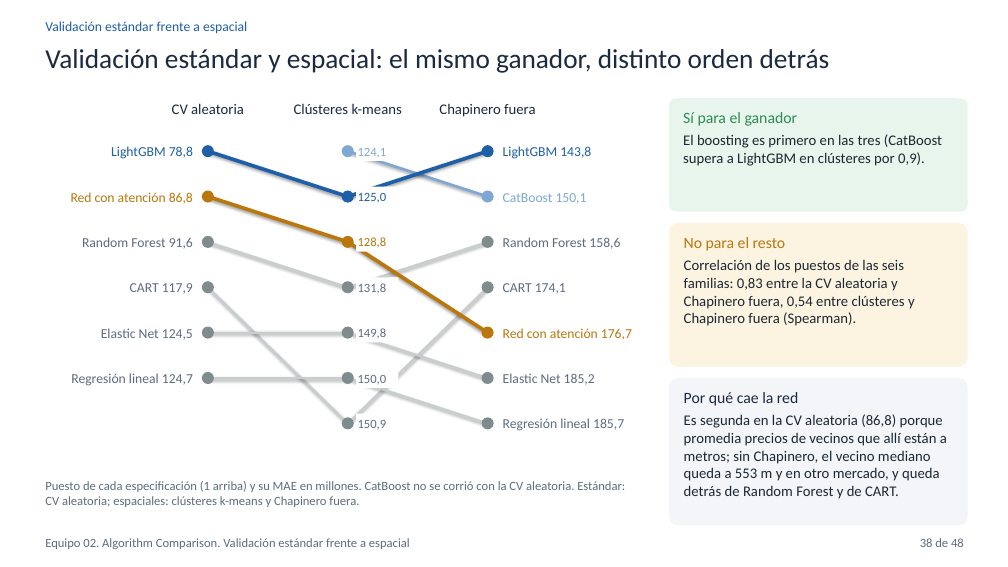
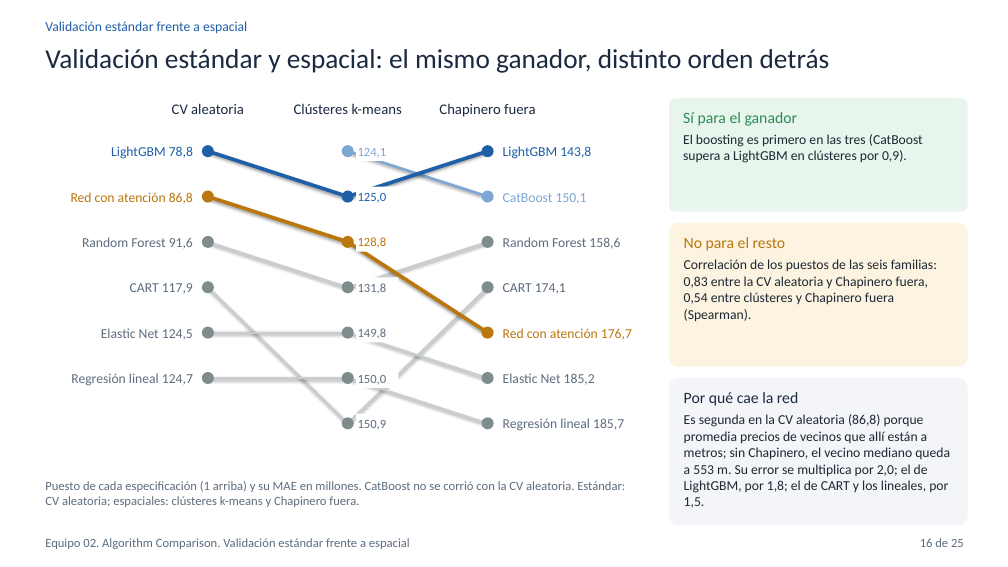
Before and after one commit to hsaguilera/BDML-PS03, a slide deck: slide 16 of 03_slides/compare_equipo_02.pptx (slide 38 before the commit). Drawn at 1008x567 pixels with LibreOffice and Linux fonts; fonts in the diff are those of the drawing. Boxes give left, top, right and bottom in pixels: in the first picture for what was removed or moved away, otherwise in the second. Text is boxed around its words. In the diff, an @@ line names an element or a change of style, - is before the commit and + after.

Commit message:
Reduce las presentaciones finales a 27 y 25 láminas para la exposición
Best Model Deep Dive queda con 27 láminas y Algorithm Comparison con 25,
con las cifras verificadas, las notas del orador recortadas para unos 20
minutos y el mapa de láminas del README actualizado. Los PDF de 03_slides
son los entregados.

```diff
--- a/03_slides/compare_equipo_02.pptx
+++ b/03_slides/compare_equipo_02.pptx
@@ text in rounded rectangle at (683,134,923,163): size 14 to 13 pt in "El boosting es primero en las tres ..." @@
@@ text in rounded rectangle at (684,259,937,322): size 14 to 13 pt @@
@@ text in rounded rectangle at (684,414,950,508): text changed; size 14 to 13 pt @@
-Es segunda en la CV aleatoria (86,8) porque promedia precios de vecinos que allí están a metros; sin Chapinero, el vecino mediano queda a 553 m y en otro mercado, y queda detrás de Random Forest y de CART.
+Es segunda en la CV aleatoria (86,8) porque promedia precios de vecinos que allí están a metros; sin Chapinero, el vecino mediano queda a 553 m. Su error se multiplica por 2,0; el de LightGBM, por 1,8; el de CART y los lineales, por 1,5.
@@ text at (920,538,964,547): text changed @@
-38 de 48
+16 de 25
```
Also in this commit, not shown: 24 other slides changed, 23 slides removed, 9 other files.
